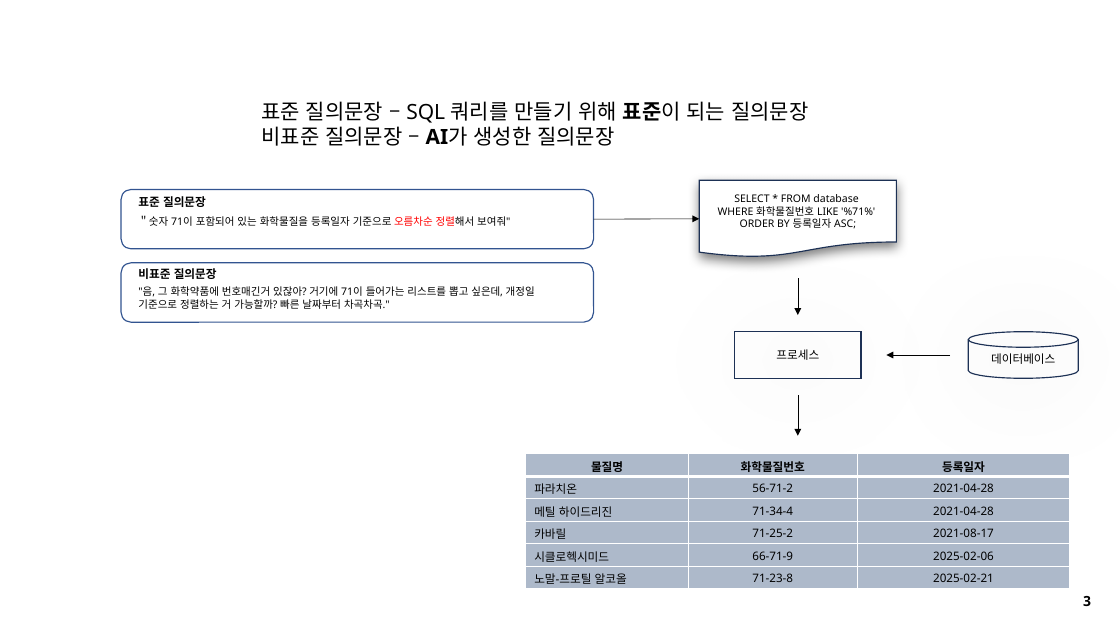
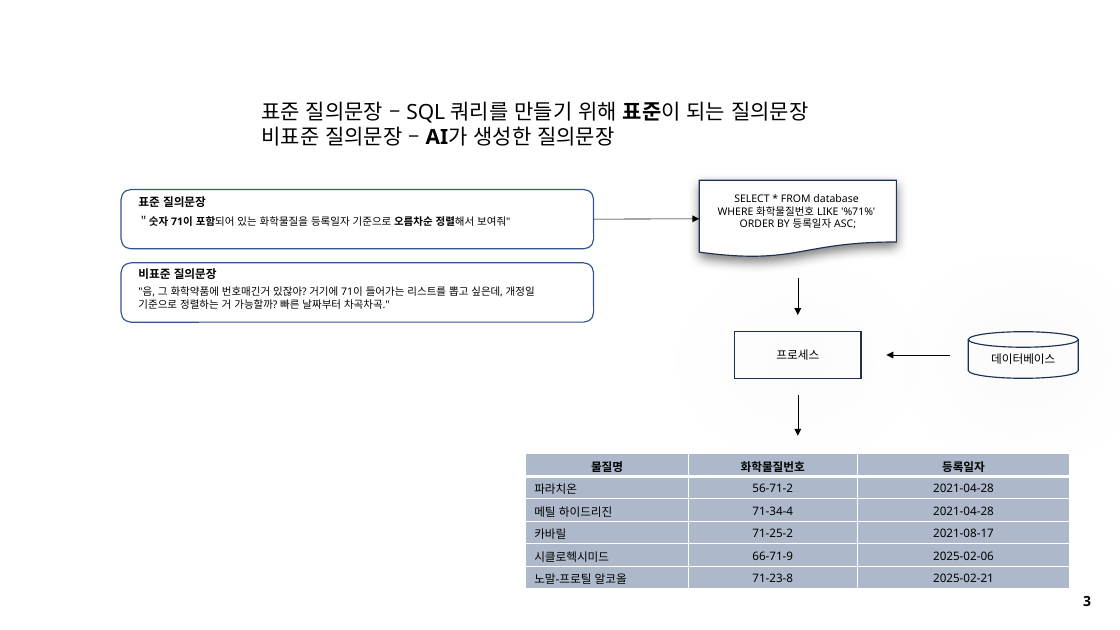
Before and after one commit to seungdeng/DELab, a slide deck: slide 3 of PPT/DSLab_이승건,송민섭_특허.pptx. Drawn at 1120x630 pixels with LibreOffice and Linux fonts; fonts in the diff are those of the drawing. Boxes give left, top, right and bottom in pixels: in the first picture for what was removed or moved away, otherwise in the second. Text is boxed around its words. In the diff, an @@ line names an element or a change of style, - is before the commit and + after.

```diff
--- a/PPT/DSLab_이승건,송민섭_특허.pptx
+++ b/PPT/DSLab_이승건,송민섭_특허.pptx
@@ text "＂숫자 71이 포함되어 있는 화학물질을 ..." at (138, 215, 510, 226): text colour #FF0000 to #000000 in "오름차순 정렬해서"; bold on in "＂숫자 71이 포함되어 오름차순 정렬해서" @@
```
Also in this commit, not shown: 3 other slides changed, 1 other file.
